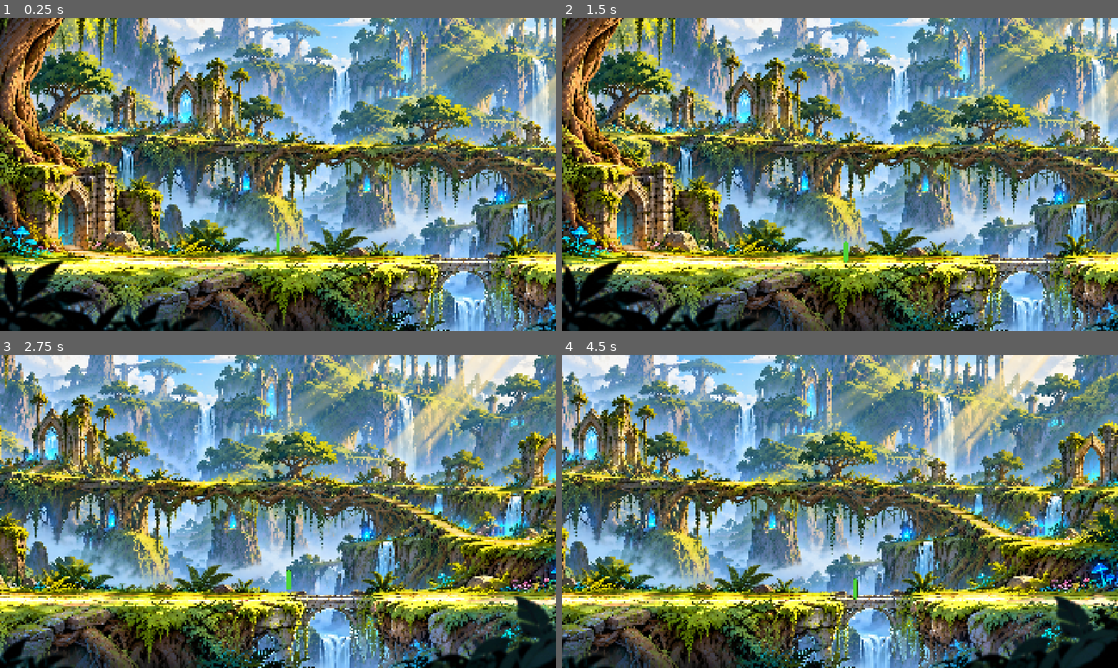
Above: before the commit, frames 1-4 (two rows, left to right).
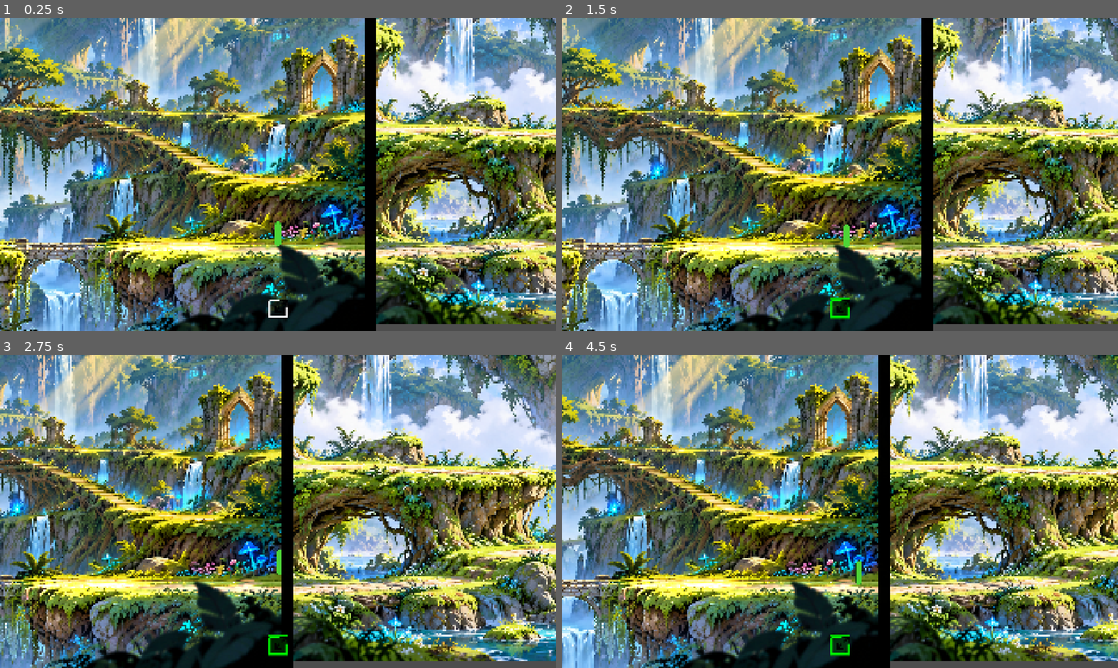
Above: after the commit, the same moments.

Repository: DarkHat28/LevelDesignProposalDemo
Game: Godot game, scene res://Scenes/world.tscn
The game is run twice, just before and just after one commit, with the same random seed, the same clock (stepped at 60 frames per second) and the same inputs.
Inputs (mouse positions are in pixels of both pictures, inside the frame that each line leads up to):
- Up to frame 1 (0.25 s): no input
- Up to frame 2 (1.5 s): click (840, 309) at 0.52 s; tap Enter at 1.25 s; hold Right (move_right) from 1.28 s (still down); tap E (interact) at 1.35 s
- Up to frame 3 (2.75 s): keep holding Right (move_right); tap Up (jump) at 1.52, 2.27 s; tap E (interact) at 2.1 s
- Up to frame 4 (4.5 s): release Right (move_right) at 2.78 s; hold Left (move_left) 2.78-3.53 s; tap E (interact) at 2.85, 3.6, 4.35 s; hold Right (move_right) from 3.53 s (still down); tap Up (jump) at 3.77 s

The runs differ from the first frame. In frame 1, 95% of the frame differs, in the area x 0-100%, y 0-100%; in frame 2, 95%; in frame 3, 95%; in frame 4, 95%.

Commit message:
second screen extension

Diff:
--- a/Scenes/camera.gd
+++ b/Scenes/camera.gd
@@ -19,8 +19,8 @@
 
 @export_category("Zoom Settings")
 @export var zoom_speed: float = 0.8 ## Max zoom change per second (1.0 = full zoom range in 1 second).
-@export var zoom_out_level: Vector2 = Vector2(1.5, 1.5)
-@export var zoom_in_level: Vector2 = Vector2(2.0, 2.0)
+@export var zoom_out_level: Vector2 = Vector2(1.8, 1.8)
+@export var zoom_in_level: Vector2 = Vector2(2.3, 2.3)
 @export var zoom_start_y: float = 160.0
 @export var zoom_end_y: float = 50.0
 
--- a/Scenes/player.tscn
+++ b/Scenes/player.tscn
@@ -4,7 +4,7 @@
 [ext_resource type="Texture2D" uid="uid://cnl8213nkibfg" path="res://Assets/Player/player320p.png" id="2_cvnsp"]
 
 [sub_resource type="CapsuleShape2D" id="CapsuleShape2D_vlew8"]
-radius = 4.0
+radius = 5.0
 height = 46.0
 
 [node name="Player" type="CharacterBody2D" unique_id=456339735 groups=["PLAYER"]]
--- /dev/null
+++ b/Scenes/world.gd
@@ -0,0 +1,23 @@
+@tool
+extends Node2D
+
+
+@export var extend_world: bool = false
+@export var debug: bool = false
+
+@onready var right_boundary_collision: CollisionShape2D = %RightBoundaryCollision
+@onready var right_boundary: Sprite2D = %RightBoundary
+
+func _ready() -> void:
+	right_boundary_collision.disabled = extend_world
+	right_boundary.visible = !extend_world
+	%TopJumpArea.visible = debug
+
+
+func _on_world_extend_button_pressed() -> void:
+	right_boundary_collision.disabled = !right_boundary_collision.disabled
+	right_boundary.visible = !right_boundary.visible
+	if right_boundary.visible:
+		%WorldExtendButton.self_modulate = Color.GREEN
+	else:
+		%WorldExtendButton.self_modulate = Color.GAINSBORO
--- a/Scenes/world.tscn
+++ b/Scenes/world.tscn
@@ -1,7 +1,10 @@
 [gd_scene format=3 uid="uid://bpjgegms3qqbb"]
 
+[ext_resource type="Script" uid="uid://4n6yog6ydc14" path="res://Scenes/world.gd" id="1_0fj1v"]
+[ext_resource type="Texture2D" uid="uid://cel3d1nlwymoc" path="res://Assets/Environment/FloatingIsland.png" id="1_5v1tr"]
 [ext_resource type="Texture2D" uid="uid://ct3o42am5mklh" path="res://Assets/Environment/background.png" id="2_fo5ed"]
 [ext_resource type="PackedScene" uid="uid://b24ka0dr8bgp1" path="res://Scenes/player.tscn" id="2_go701"]
+[ext_resource type="Texture2D" uid="uid://c8fkwseloqbne" path="res://Assets/UI/extend_icon (Custom).png" id="2_ikia7"]
 [ext_resource type="Texture2D" uid="uid://bnxky86bgv4yn" path="res://Assets/Environment/Foreground.png" id="3_5ukr8"]
 [ext_resource type="Texture2D" uid="uid://cnl8213nkibfg" path="res://Assets/Player/player320p.png" id="4_k7acu"]
 [ext_resource type="Texture2D" uid="uid://cw6qxg0wg0yjg" path="res://Assets/Environment/FrontGround.png" id="4_o06y3"]
@@ -9,6 +12,18 @@
 [ext_resource type="Script" uid="uid://cej4a5eyn7srb" path="res://Scenes/area_bodies.gd" id="5_k7acu"]
 [ext_resource type="Script" uid="uid://epolommse57m" path="res://Scenes/camera.gd" id="7_o06y3"]
 
+[sub_resource type="StyleBoxFlat" id="StyleBoxFlat_ikia7"]
+bg_color = Color(0, 0, 0, 0.48235294)
+border_width_left = 2
+border_width_top = 2
+border_width_right = 2
+border_width_bottom = 2
+border_color = Color(0, 0, 0, 0.5882353)
+corner_radius_top_left = 6
+corner_radius_top_right = 6
+corner_radius_bottom_right = 6
+corner_radius_bottom_left = 6
+
 [sub_resource type="RectangleShape2D" id="RectangleShape2D_0fj1v"]
 size = Vector2(20, 1000)
 
@@ -29,10 +44,34 @@
 size = Vector2(300, 100)
 
 [node name="World" type="Node2D" unique_id=1237504924]
+script = ExtResource("1_0fj1v")
+
+[node name="UI" type="CanvasLayer" parent="." unique_id=886014645]
+
+[node name="WorldExtendButton" type="Button" parent="UI" unique_id=1153892640]
+unique_name_in_owner = true
+anchors_preset = 7
+anchor_left = 0.5
+anchor_top = 1.0
+anchor_right = 0.5
+anchor_bottom = 1.0
+offset_left = -34.0
+offset_top = -111.0
+offset_right = 34.0
+offset_bottom = -43.0
+grow_horizontal = 2
+grow_vertical = 0
+theme_override_styles/normal = SubResource("StyleBoxFlat_ikia7")
+icon = ExtResource("2_ikia7")
+icon_alignment = 1
 
 [node name="LevelDesign" type="Node2D" parent="." unique_id=1437781465]
 
 [node name="Images" type="Node2D" parent="LevelDesign" unique_id=1840598256]
+
+[node name="FloatingIsland" type="Sprite2D" parent="LevelDesign/Images" unique_id=262744302]
+position = Vector2(1533, -13)
+texture = ExtResource("1_5v1tr")
 
 [node name="Background" type="Sprite2D" parent="LevelDesign/Images" unique_id=1072096484]
 texture = ExtResource("2_fo5ed")
@@ -50,24 +89,23 @@
 region_rect = Rect2(0, 772, 1672, 165)
 
 [node name="TopJumpArea" type="Sprite2D" parent="LevelDesign/Images" unique_id=1727149291]
-visible = false
-self_modulate = Color(0, 1, 1, 1)
+unique_name_in_owner = true
+self_modulate = Color(0.7529412, 1, 0, 1)
 position = Vector2(357.99997, 55)
 scale = Vector2(1.0800042, 0.23999941)
 texture = ExtResource("4_k7acu")
 region_enabled = true
-region_rect = Rect2(0, 120, 91, 40)
+region_rect = Rect2(8, 120, 72, 40)
 metadata/_edit_lock_ = true
 
-[node name="BottomJumpArea" type="Sprite2D" parent="LevelDesign/Images" unique_id=1238267788]
-visible = false
-self_modulate = Color(0, 1, 1, 1)
-position = Vector2(712, 186)
-scale = Vector2(2.7600088, 0.23999941)
+[node name="RightBoundary" type="Sprite2D" parent="LevelDesign/Images" unique_id=1145694066]
+unique_name_in_owner = true
+self_modulate = Color(0, 0, 0, 1)
+position = Vector2(844.5, -4.4999657)
+scale = Vector2(0.29166624, 4.5125)
 texture = ExtResource("4_k7acu")
 region_enabled = true
-region_rect = Rect2(0, 120, 91, 40)
-metadata/_edit_lock_ = true
+region_rect = Rect2(8, 40, 72, 240)
 
 [node name="GroundAndBoundaries" type="Node2D" parent="LevelDesign" unique_id=216166588]
 
@@ -86,8 +124,8 @@
 
 [node name="TopRightCollision" type="CollisionPolygon2D" parent="LevelDesign/GroundAndBoundaries/Platforms/TopGround" unique_id=557725717]
 unique_name_in_owner = true
-position = Vector2(617.5292, 17.157764)
-polygon = PackedVector2Array(-204.52917, -9.157764, -137.52917, -7.1577644, -87.529175, -7.1577644, -54.529175, -7.1577644, 30.470825, 1.8422356, 81.470825, -0.15776443, 152.47083, -1.1577644, 223.47083, 0.84223557, 223.47083, 15.842236, -204.52917, 0.84223557)
+position = Vector2(619, 20)
+polygon = PackedVector2Array(-208, -12, -137.52917, -7.1577644, -87.529175, -7.1577644, -54.529175, -7.1577644, 30.470825, 1.8422356, 81.470825, -0.15776443, 152.47083, -1.1577644, 223.47083, 0.84223557, 395.47083, 22.842236, 568.0919, 32.48587, 736.4708, 31.842236, 736.4708, 45.842236, 568.00995, 42.506645, 394.47083, 31.842236, 223.47083, 15.842236, -208, -2)
 disabled = true
 one_way_collision = true
 
@@ -120,7 +158,7 @@
 script = ExtResource("5_5ukr8")
 
 [node name="BottomOneWayCollision" type="CollisionPolygon2D" parent="LevelDesign/GroundAndBoundaries/Platforms/BottomOneWay" unique_id=301448424]
-polygon = PackedVector2Array(612, 137, 639, 138, 713, 139, 841, 138, 840, 149, 612, 145)
+polygon = PackedVector2Array(612, 137, 639, 138, 713, 139, 834, 139, 835, 149, 612, 145)
 one_way_collision = true
 
 [node name="Boundaries" type="Node2D" parent="LevelDesign/GroundAndBoundaries" unique_id=1216629585]
@@ -129,7 +167,13 @@
 position = Vector2(845, 0)
 collision_mask = 2
 
-[node name="Right" type="CollisionShape2D" parent="LevelDesign/GroundAndBoundaries/Boundaries/RightCollisionBoundary" unique_id=1822218933]
+[node name="RightBoundaryCollision" type="CollisionShape2D" parent="LevelDesign/GroundAndBoundaries/Boundaries/RightCollisionBoundary" unique_id=1822218933]
+unique_name_in_owner = true
+shape = SubResource("RectangleShape2D_0fj1v")
+disabled = true
+
+[node name="FarRightBoundaryCollision" type="CollisionShape2D" parent="LevelDesign/GroundAndBoundaries/Boundaries/RightCollisionBoundary" unique_id=1375612885]
+position = Vector2(1515, 0)
 shape = SubResource("RectangleShape2D_0fj1v")
 
 [node name="LeftBoundary" type="StaticBody2D" parent="LevelDesign/GroundAndBoundaries/Boundaries" unique_id=2017053404]
@@ -147,6 +191,10 @@
 
 [node name="CollisionShape2D" type="CollisionShape2D" parent="LevelDesign/GroundAndBoundaries/Boundaries/BottomGroundBoundary" unique_id=650622693]
 shape = SubResource("WorldBoundaryShape2D_vlew8")
+
+[node name="CollisionPolygon2D" type="CollisionPolygon2D" parent="LevelDesign/GroundAndBoundaries/Boundaries/BottomGroundBoundary" unique_id=502663504]
+position = Vector2(887, 8)
+polygon = PackedVector2Array(-76, 4, 0, 1, 125, 1, 296, -18, 371, -60, 541, -76, 704, -78, 787, -105, 1098, -175, 1190, -181, 1265, -149, 1481, -95, 1483, 6, -200, 52, -200, -2)
 
 [node name="AreaBodies" type="Node2D" parent="LevelDesign" unique_id=1380253088]
 script = ExtResource("5_k7acu")
@@ -199,19 +247,20 @@
 
 [node name="Player" parent="." unique_id=456339735 instance=ExtResource("2_go701")]
 unique_name_in_owner = true
-position = Vector2(-187, 239)
+position = Vector2(668, 255)
 
 [node name="Camera2D" type="Camera2D" parent="." unique_id=1328332030 node_paths=PackedStringArray("player")]
 position = Vector2(-62, -6)
-zoom = Vector2(1.5, 1.5)
+zoom = Vector2(2, 2)
 limit_left = -835
 limit_top = -470
-limit_right = 835
+limit_right = 2365
 limit_bottom = 470
 script = ExtResource("7_o06y3")
 player = NodePath("../Player")
 follow_offset = Vector2(0, -50)
 
+[connection signal="pressed" from="UI/WorldExtendButton" to="." method="_on_world_extend_button_pressed"]
 [connection signal="body_entered" from="LevelDesign/AreaBodies/TopTrigger" to="LevelDesign/AreaBodies" method="_on_top_trigger_body_entered"]
 [connection signal="body_entered" from="LevelDesign/AreaBodies/StairTopTrigger" to="LevelDesign/AreaBodies" method="_on_stair_top_trigger_body_entered"]
 [connection signal="body_entered" from="LevelDesign/AreaBodies/MiddleTrigger" to="LevelDesign/AreaBodies" method="_on_middle_trigger_body_entered"]
Binary file added: Assets/UI/extend_icon (Custom).png
Not shown, added: Assets/UI/extend_icon (Custom).png.import
Not shown, added: Scenes/world.gd.uid
